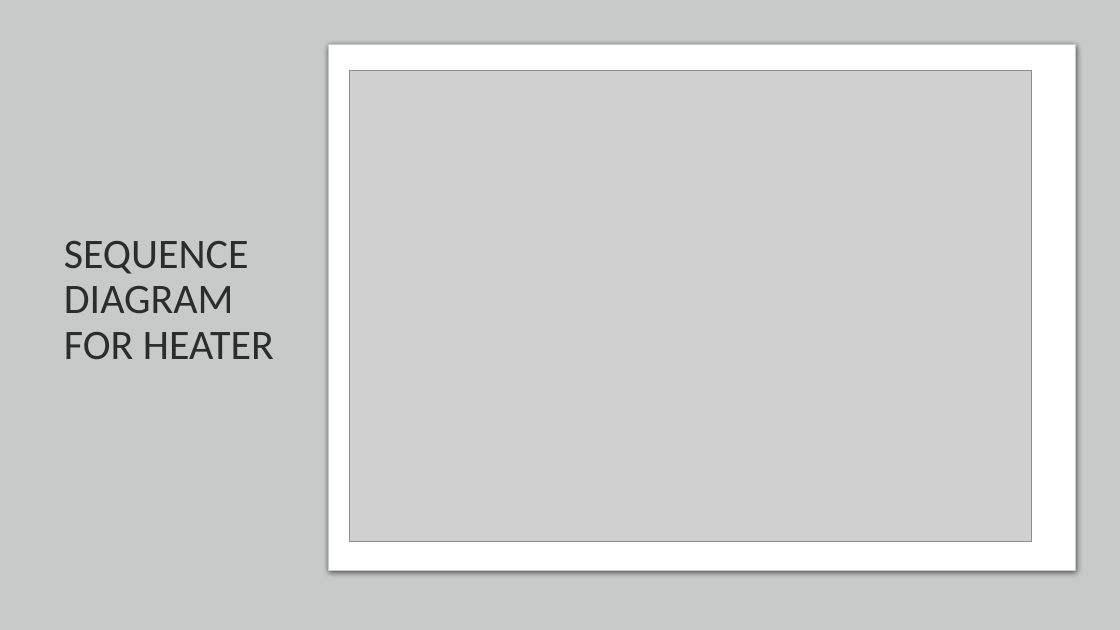
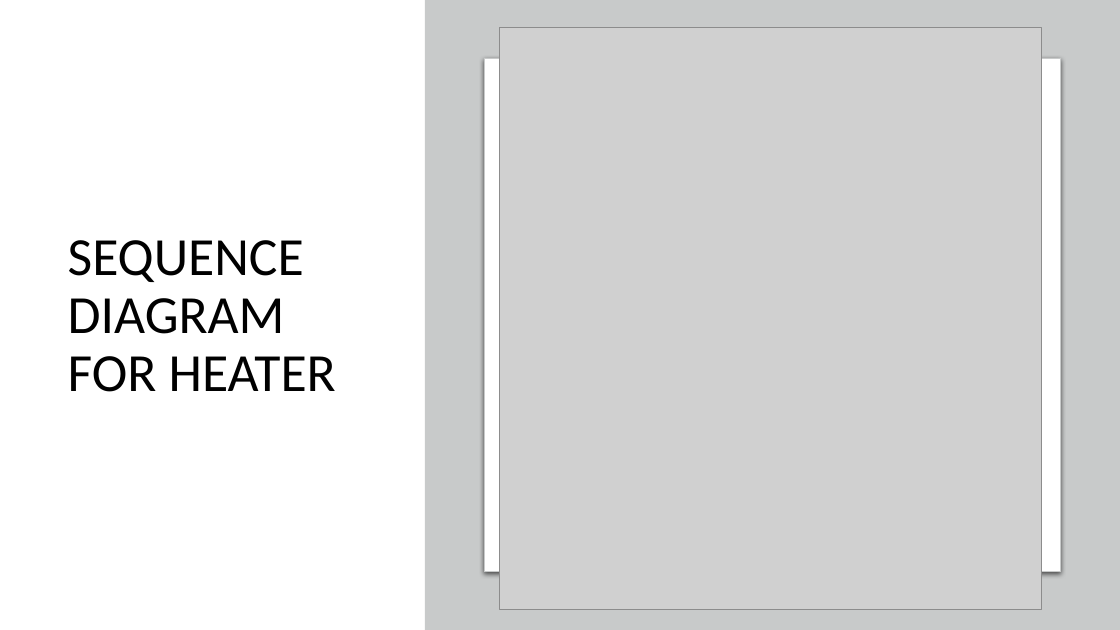
Before and after one commit to Microcontroller-Team-1/winter20-21, a slide deck: slide 8 of Project_Week_7&8/Precise Analysis.pptx. Drawn at 1120x630 pixels with LibreOffice and Linux fonts; fonts in the diff are those of the drawing; grey boxes stand for pictures. Boxes give left, top, right and bottom in pixels: in the first picture for what was removed or moved away, otherwise in the second. Text is boxed around its words. In the diff, an @@ line names an element or a change of style, - is before the commit and + after.

```diff
--- a/Project_Week_7&8/Precise Analysis.pptx
+++ b/Project_Week_7&8/Precise Analysis.pptx
@@ background #E7E6E6 to #FFFFFF @@
@@ rectangle: place and size @@
-rectangle at <box>0,0,1120,630</box>
+rectangle at <box>425,0,1120,630</box>
@@ picture: place and size @@
-picture at <box>350,71,1031,542</box>
+picture at <box>500,28,1042,610</box>
@@ title "SEQUENCE DIAGRAM FOR HEATER" at <box>68,240,336,392</box>: size 36 to 46 pt, text colour #2C2C2C to #000000; vertical alignment middle to bottom @@
@@ rounded rectangle: place and size @@
-rounded rectangle at <box>329,45,1076,571</box>
+rounded rectangle at <box>485,59,1060,571</box>
```
Also in this commit, not shown: 1 other slide changed, 2 slides added.
